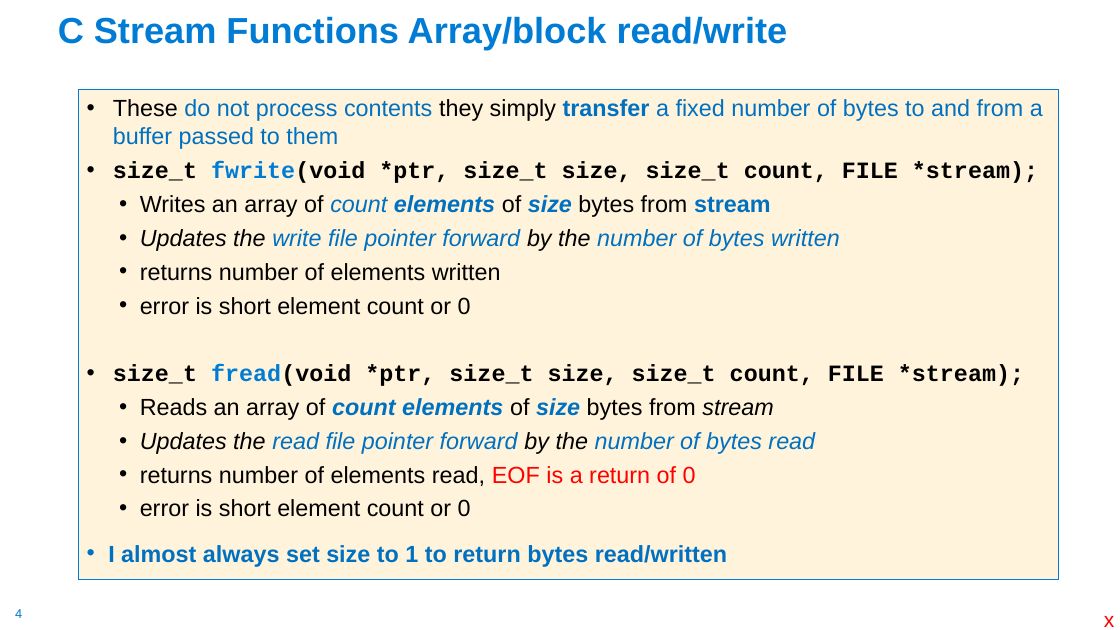
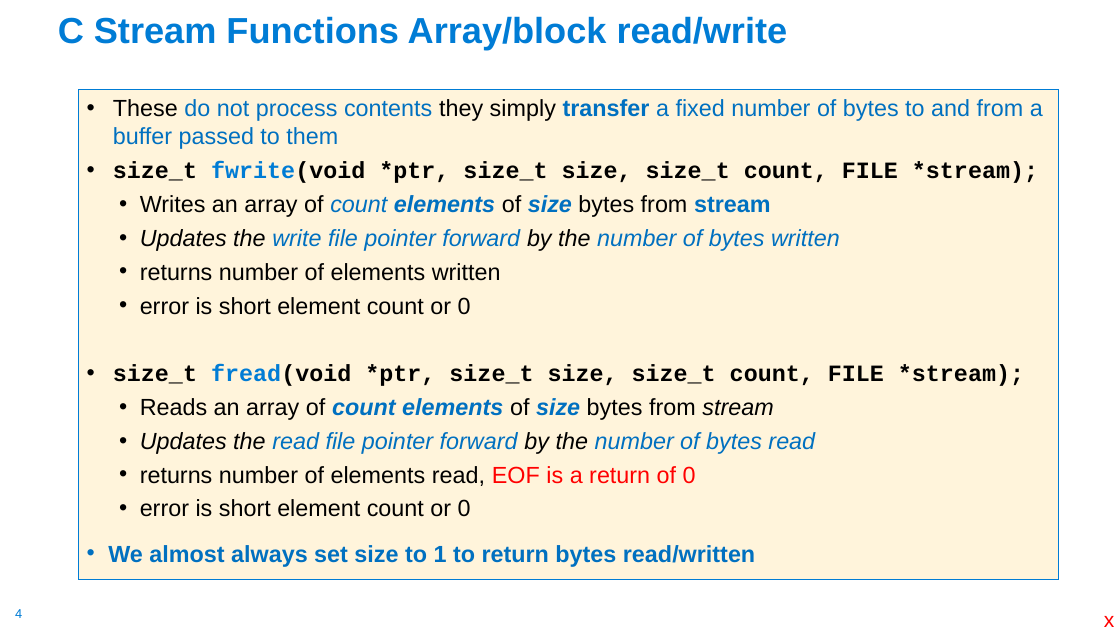
Before and after one commit to cse30-sp24/Cao-slides, a slide deck: slide 4 of 06-Arm-Part3.pptx. Drawn at 1120x630 pixels with LibreOffice and Linux fonts; fonts in the diff are those of the drawing. Boxes give left, top, right and bottom in pixels: in the first picture for what was removed or moved away, otherwise in the second. Text is boxed around its words. In the diff, an @@ line names an element or a change of style, - is before the commit and + after.

```diff
--- a/06-Arm-Part3.pptx
+++ b/06-Arm-Part3.pptx
@@ text at <box>108,545,755,567</box>: text changed @@
-• I almost always set size to 1 to return bytes read/written
+• We almost always set size to 1 to return bytes read/written
```
Also in this commit, not shown: 3 other slides changed, 2 other files.
